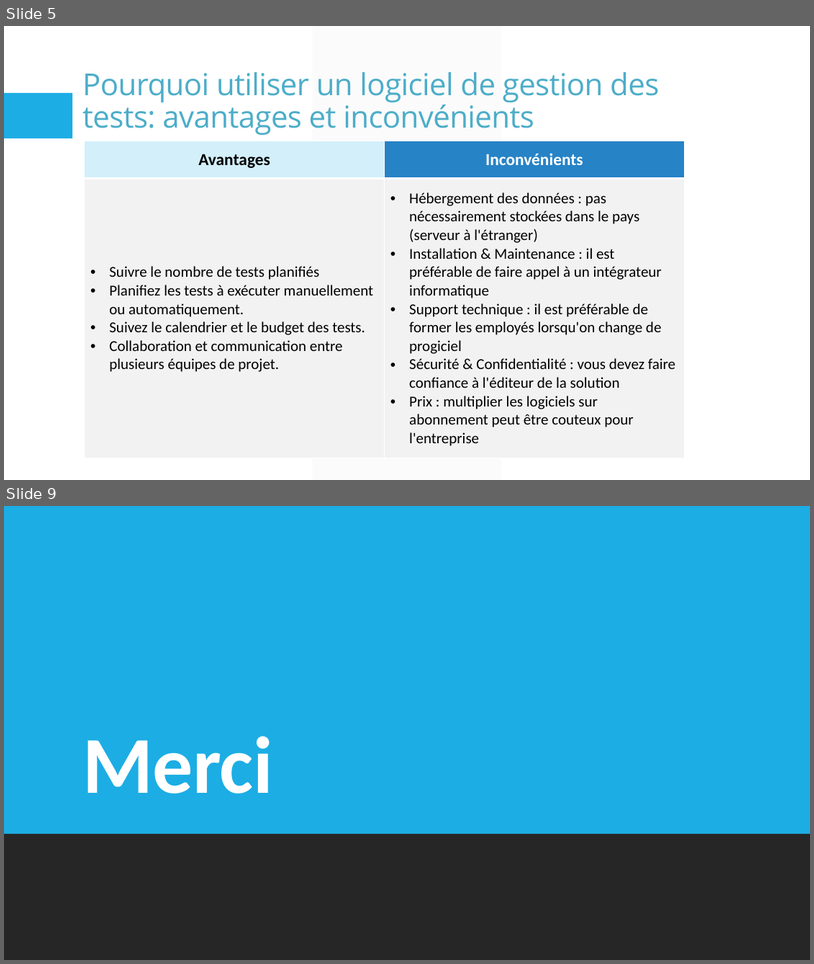
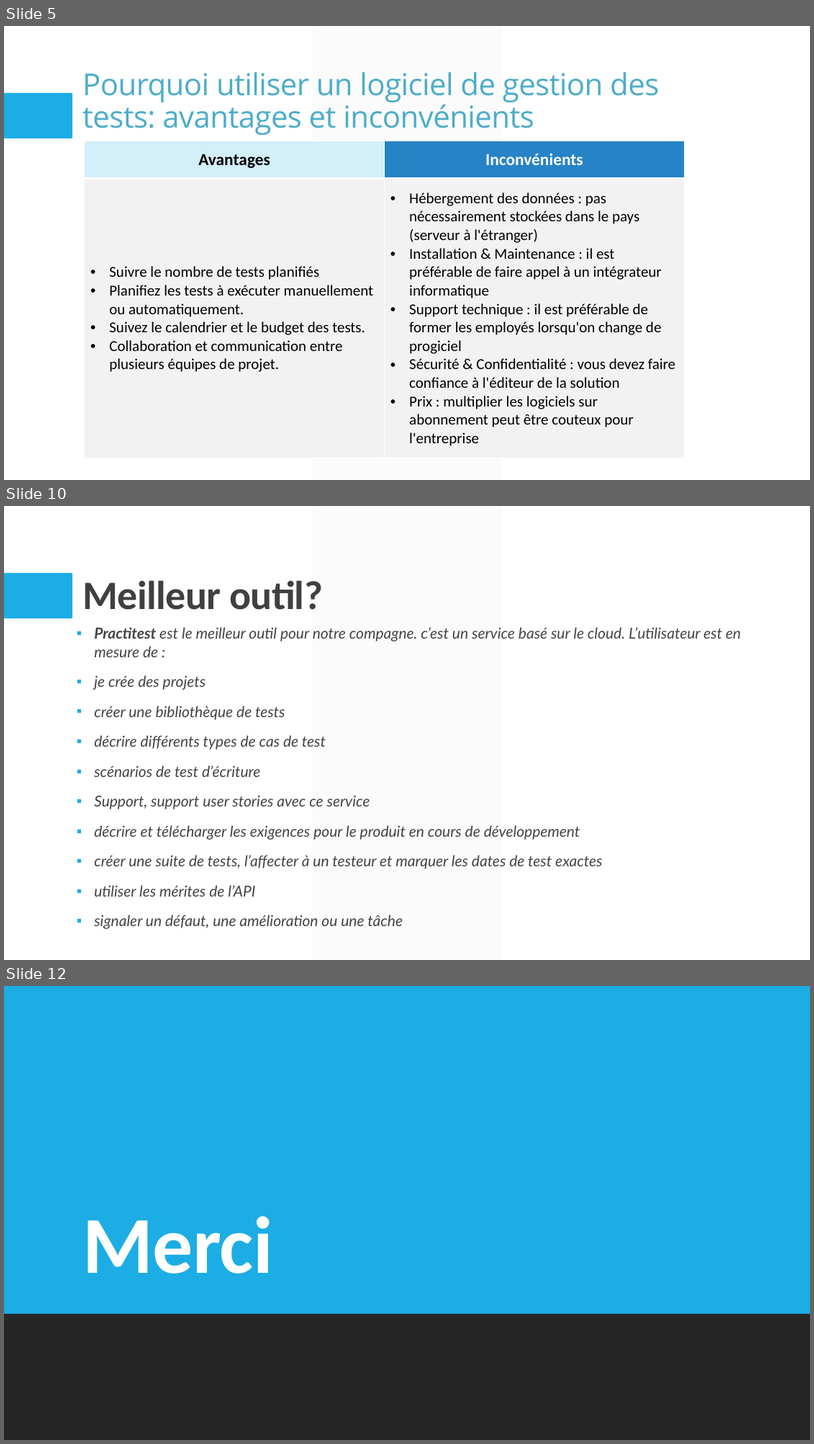
Before and after one commit to ines1900/Act-3.17, a slide deck: Les outils de gestion des tests.pptx. Shown one above the other, each under a label of ours: slides 5 and 9 before the commit, slides 5, 10 and 12 after it; the slides between them are not shown. The pictures are 814x964 and 814x1444 pixels, drawn with LibreOffice and Linux fonts; fonts in the diff are those of the drawing. Boxes give left, top, right and bottom in pixels: in the first picture for what was removed or moved away, otherwise in the second. Text is boxed around its words. In the diff, an @@ line names an element or a change of style, - is before the commit and + after.

```diff
--- a/Les outils de gestion des tests.pptx
+++ b/Les outils de gestion des tests.pptx
@@ slide 10 added at [4, 506, 810, 960], background #FFFFFF; not listed: 2 template elements that a slide beside it also shows @@
@@ title added at [82, 580, 323, 610], 48 pt, text #404040, bold @@
+Meilleur outil?
@@ text added at [94, 627, 741, 929], 18 pt, text #444444, italic @@
+▪ Practitest est le meilleur outil pour notre compagne. c’est un service basé sur le cloud. L’utilisateur est en mesure de :
+▪ je crée des projets
+▪ créer une bibliothèque de tests
+▪ décrire différents types de cas de test
+▪ scénarios de test d’écriture
+▪ Support, support user stories avec ce service
+▪ décrire et télécharger les exigences pour le produit en cours de développement
+▪ créer une suite de tests, l’affecter à un testeur et marquer les dates de test exactes
+▪ utiliser les mérites de l’API
+▪ signaler un défaut, une amélioration ou une tâche
@@ what was slide 9 is now slide 12 @@
```
Also in this commit, not shown: 2 slides changed, 3 other slides added, 1 slide removed.
